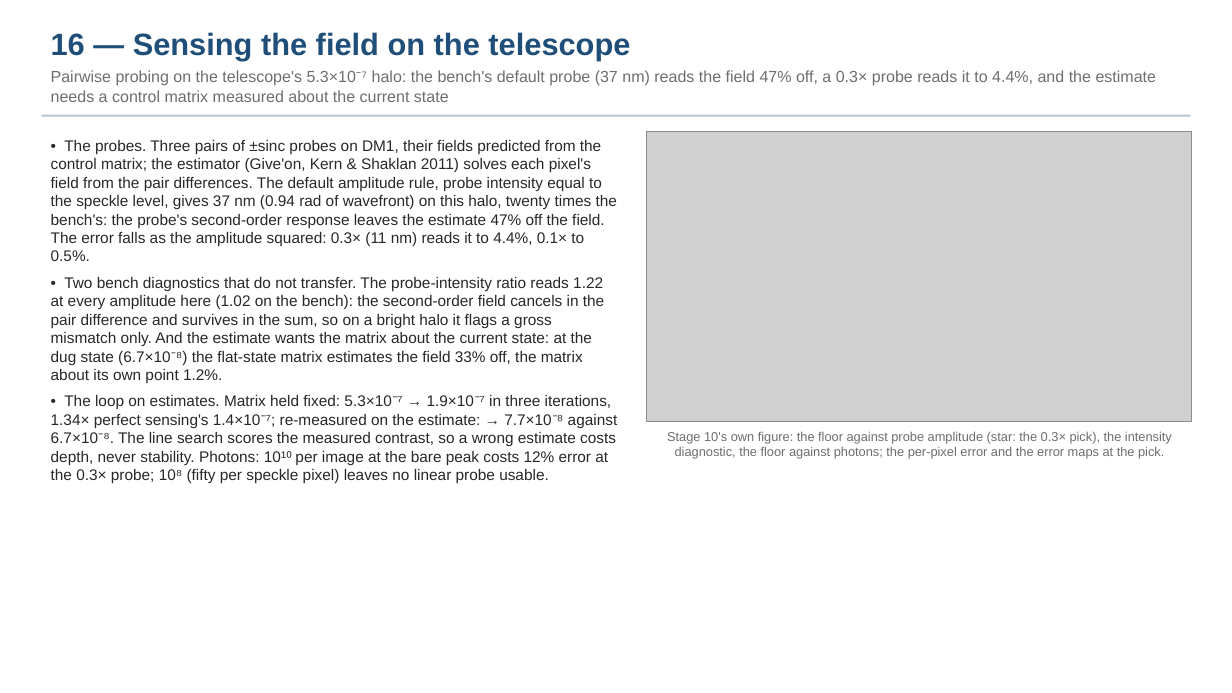
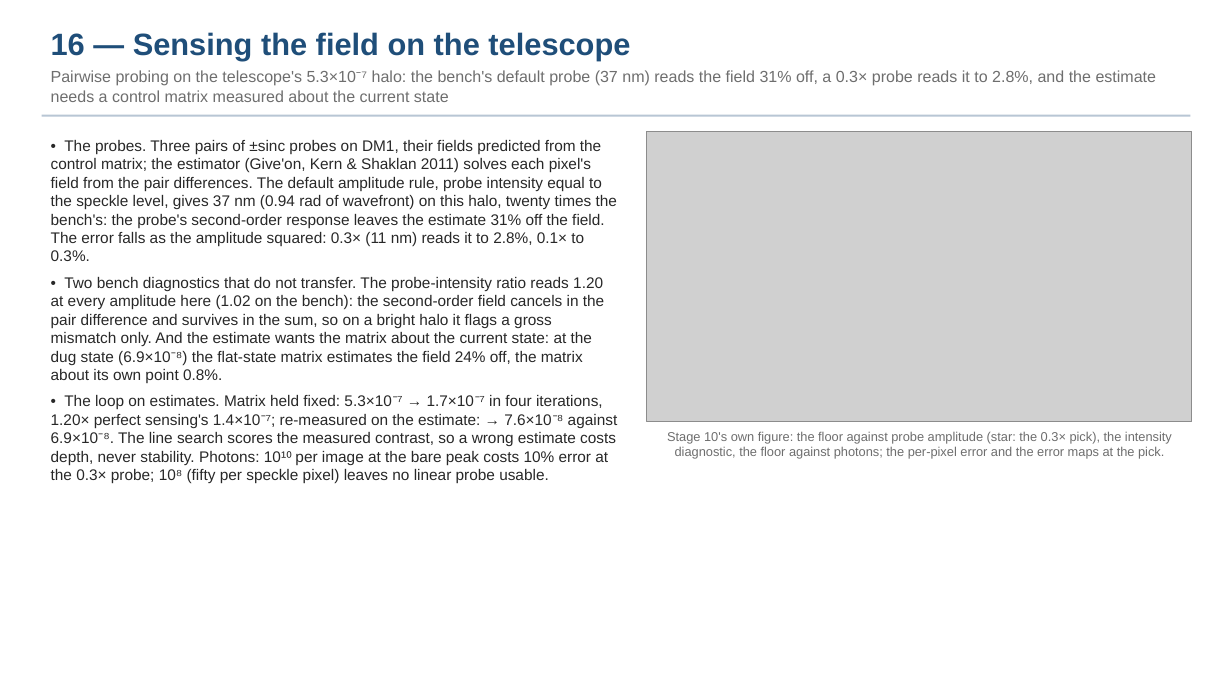
Before and after one commit to nasa-jpl/MACOS_resources, a slide deck: slide 17 of mmacos/templates/30_instruments/bench_ctb/deck_ctb.pptx. Drawn at 1232x693 pixels with LibreOffice and Linux fonts; fonts in the diff are those of the drawing; grey boxes stand for pictures. Boxes give left, top, right and bottom in pixels: in the first picture for what was removed or moved away, otherwise in the second. Text is boxed around its words. In the diff, an @@ line names an element or a change of style, - is before the commit and + after.

```diff
--- a/mmacos/templates/30_instruments/bench_ctb/deck_ctb.pptx
+++ b/mmacos/templates/30_instruments/bench_ctb/deck_ctb.pptx
@@ text at (x1=51, y1=70, x2=1157, y2=102): text changed @@
-Pairwise probing on the telescope's 5.3×10⁻⁷ halo: the bench's default probe (37 nm) reads the field 47% off, a 0.3× probe reads it to 4.4%, and the estimate needs a control matrix measured about the current state
+Pairwise probing on the telescope's 5.3×10⁻⁷ halo: the bench's default probe (37 nm) reads the field 31% off, a 0.3× probe reads it to 2.8%, and the estimate needs a control matrix measured about the current state
@@ text at (x1=51, y1=140, x2=618, y2=484): text changed @@
-• The probes. Three pairs of ±sinc probes on DM1, their fields predicted from the control matrix; the estimator (Give'on, Kern & Shaklan 2011) solves each pixel's field from the pair differences. The default amplitude rule, probe intensity equal to the speckle level, gives 37 nm (0.94 rad of wavefront) on this halo, twenty times the bench's: the probe's second-order response leaves the estimate 47% off the field. The error falls as the amplitude squared: 0.3× (11 nm) reads it to 4.4%, 0.1× to 0.5%.
-• Two bench diagnostics that do not transfer. The probe-intensity ratio reads 1.22 at every amplitude here (1.02 on the bench): the second-order field cancels in the pair difference and survives in the sum, so on a bright halo it flags a gross mismatch only. And the estimate wants the matrix about the current state: at the dug state (6.7×10⁻⁸) the flat-state matrix estimates the field 33% off, the matrix about its own point 1.2%.
-• The loop on estimates. Matrix held fixed: 5.3×10⁻⁷ → 1.9×10⁻⁷ in three iterations, 1.34× perfect sensing's 1.4×10⁻⁷; re-measured on the estimate: → 7.7×10⁻⁸ against 6.7×10⁻⁸. The line search scores the measured contrast, so a wrong estimate costs depth, never stability. Photons: 10¹⁰ per image at the bare peak costs 12% error at the 0.3× probe; 10⁸ (fifty per speckle pixel) leaves no linear probe usable.
+• The probes. Three pairs of ±sinc probes on DM1, their fields predicted from the control matrix; the estimator (Give'on, Kern & Shaklan 2011) solves each pixel's field from the pair differences. The default amplitude rule, probe intensity equal to the speckle level, gives 37 nm (0.94 rad of wavefront) on this halo, twenty times the bench's: the probe's second-order response leaves the estimate 31% off the field. The error falls as the amplitude squared: 0.3× (11 nm) reads it to 2.8%, 0.1× to 0.3%.
+• Two bench diagnostics that do not transfer. The probe-intensity ratio reads 1.20 at every amplitude here (1.02 on the bench): the second-order field cancels in the pair difference and survives in the sum, so on a bright halo it flags a gross mismatch only. And the estimate wants the matrix about the current state: at the dug state (6.9×10⁻⁸) the flat-state matrix estimates the field 24% off, the matrix about its own point 0.8%.
+• The loop on estimates. Matrix held fixed: 5.3×10⁻⁷ → 1.7×10⁻⁷ in four iterations, 1.20× perfect sensing's 1.4×10⁻⁷; re-measured on the estimate: → 7.6×10⁻⁸ against 6.9×10⁻⁸. The line search scores the measured contrast, so a wrong estimate costs depth, never stability. Photons: 10¹⁰ per image at the bare peak costs 10% error at the 0.3× probe; 10⁸ (fifty per speckle pixel) leaves no linear probe usable.
```
Also in this commit, not shown: 3 other slides changed, 24 other files.
